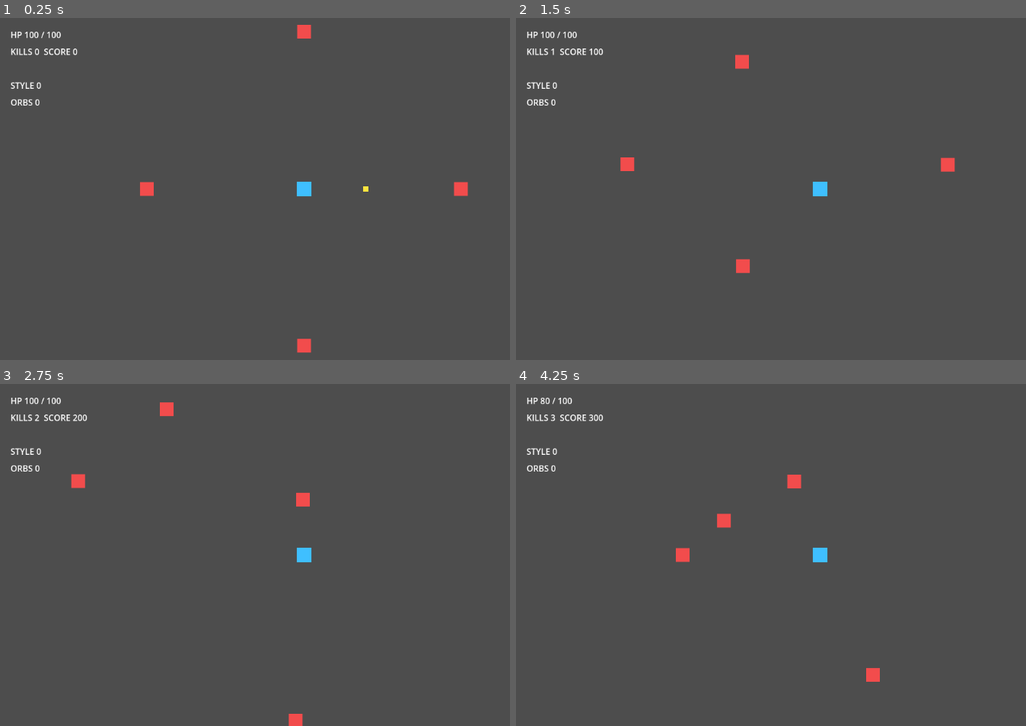
Above: before the commit, frames 1-4 (two rows, left to right).
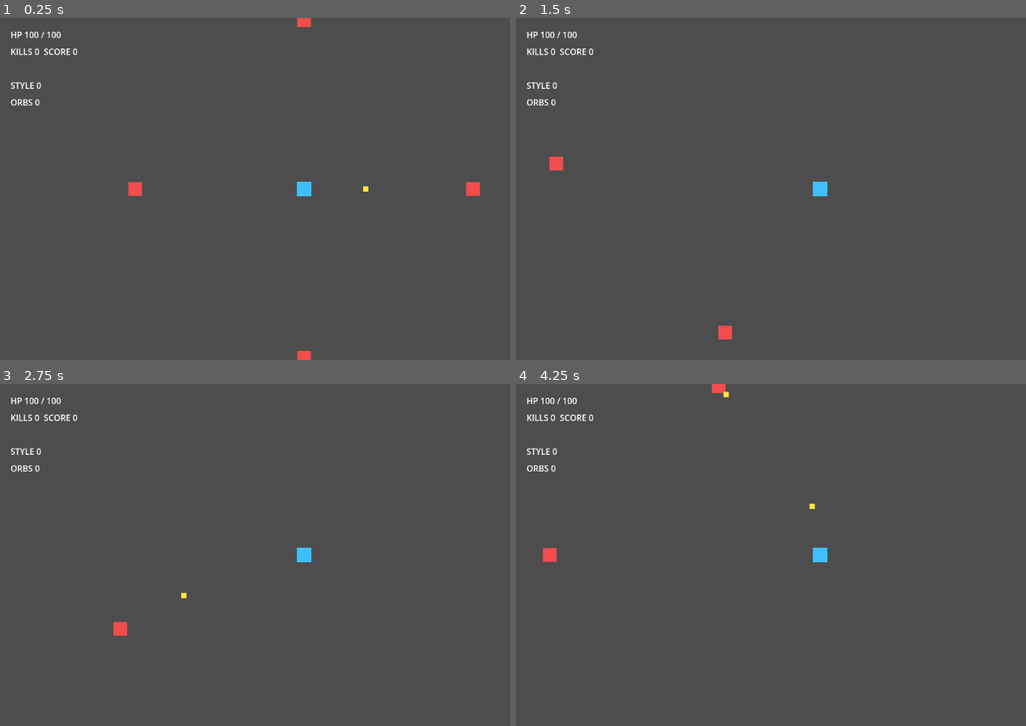
Above: after the commit, the same moments.

Repository: alsdmlals4-eng/ninja-survival-godot
Game: Godot game, scene res://scenes/main/main_scene.tscn
Same seed, same stepped clock (60 frames per second), same inputs: the game is played once before the commit and once after it.
Inputs:
- Up to frame 1 (0.25 s): no input
- Up to frame 2 (1.5 s): tap Enter (ui_accept) at 0.5, 0.77 s; hold Right (ui_right) 0.53-1.28 s; hold Down (ui_down) from 1.28 s (still down)
- Up to frame 3 (2.75 s): tap Enter (ui_accept) at 1.52 s; release Down (ui_down) at 2.03 s; hold Right (ui_right) from 2.03 s (still down)
- Up to frame 4 (4.25 s): release Right (ui_right) at 2.78 s; hold Up (ui_up) 2.78-3.53 s; tap Enter (ui_accept) at 3.02, 3.77 s; hold Left (ui_left) from 3.53 s (still down)

The runs differ from the first frame. In frame 1, 0.7% of the frame differs, in the area x 25-95%, y 0-100%; in frame 2, 0.7%; in frame 3, 0.6%; in frame 4, 0.8%, in the area x 4-72%, y 0-88%.
Error after the commit: Invalid access to property or key 'combo_changed' on a base object of type 'null instance'. (res://scripts/core/main_controller.gd:17)

Commit message:
feat: integrate combat DDD orchestration

Diff:
--- a/scripts/core/main_controller.gd
+++ b/scripts/core/main_controller.gd
@@ -1,31 +1,34 @@
 extends Node2D
 class_name MainController
 
-const SPAWN_DIRECTIONS := [
-	Vector2.RIGHT,
-	Vector2.DOWN,
-	Vector2.LEFT,
-	Vector2.UP,
-]
-
-@export var enemy_scene: PackedScene
-@export var enemy_spawn_distance: float = 320.0
+@export var reward_orb_scene: PackedScene
 
 var game_over: bool = false
-var _spawn_direction_index: int = 0
 
 @onready var game_state: GameState = $GameState
+@onready var combat_ddd: CombatDDDTracker = $CombatDDD
 @onready var player: PlayerController = $Player
+@onready var wave_spawner: WaveSpawner = $WaveSpawner
 @onready var hud: HUDController = $HUD
 
 
 func _ready() -> void:
 	game_state.score_changed.connect(hud.set_score)
+	combat_ddd.combo_changed.connect(hud.set_combo)
+	combat_ddd.stylish_score_changed.connect(hud.set_stylish_score)
+	combat_ddd.reward_count_changed.connect(hud.set_reward_count)
+	combat_ddd.title_triggered.connect(hud.show_combo_title)
 	player.health_changed.connect(hud.set_health)
 	player.died.connect(_on_player_died)
+	wave_spawner.enemy_spawned.connect(_wire_enemy)
 
 	hud.set_health(player.health, player.max_health)
 	hud.set_score(game_state.score, game_state.kill_count)
+	hud.set_combo(combat_ddd.combo_count, combat_ddd.max_combo)
+	hud.set_stylish_score(combat_ddd.stylish_score)
+	hud.set_reward_count(combat_ddd.reward_count)
+
+	wave_spawner.configure(self, player)
 
 	for child in get_children():
 		if child.is_in_group("enemies"):
@@ -37,28 +40,39 @@
 		get_tree().reload_current_scene()
 
 
-func _on_enemy_died(_enemy: Node) -> void:
-	game_state.register_kill(100)
+func _on_enemy_died(enemy: Node) -> void:
 	if game_over:
 		return
-	call_deferred("_spawn_replacement_enemy")
+
+	var death_position := Vector2.ZERO
+	if enemy is Node2D:
+		death_position = (enemy as Node2D).global_position
+
+	game_state.register_kill(100)
+	combat_ddd.register_kill()
+	_spawn_reward_orb(death_position)
 
 
-func _spawn_replacement_enemy() -> void:
-	if game_over or enemy_scene == null or not is_instance_valid(player):
+func _spawn_reward_orb(spawn_position: Vector2) -> void:
+	if reward_orb_scene == null or not is_instance_valid(player):
 		return
 
-	var enemy_node := enemy_scene.instantiate()
-	if not enemy_node is Node2D:
-		enemy_node.free()
+	var orb_node := reward_orb_scene.instantiate()
+	if not orb_node is RewardOrb:
+		orb_node.free()
 		return
 
-	add_child(enemy_node)
-	var enemy := enemy_node as Node2D
-	var direction: Vector2 = SPAWN_DIRECTIONS[_spawn_direction_index % SPAWN_DIRECTIONS.size()]
-	_spawn_direction_index += 1
-	enemy.global_position = player.global_position + direction * enemy_spawn_distance
-	_wire_enemy(enemy)
+	add_child(orb_node)
+	var orb := orb_node as RewardOrb
+	orb.global_position = spawn_position
+	orb.configure(player)
+	orb.collected.connect(_on_reward_collected)
+
+
+func _on_reward_collected(_orb: RewardOrb) -> void:
+	if game_over:
+		return
+	combat_ddd.register_reward_collected()
 
 
 func _wire_enemy(enemy: Node) -> void:
@@ -74,6 +88,7 @@
 	if game_over:
 		return
 	game_over = true
+	wave_spawner.set_spawning_enabled(false)
 	_stop_gameplay()
 	hud.show_game_over()
 
